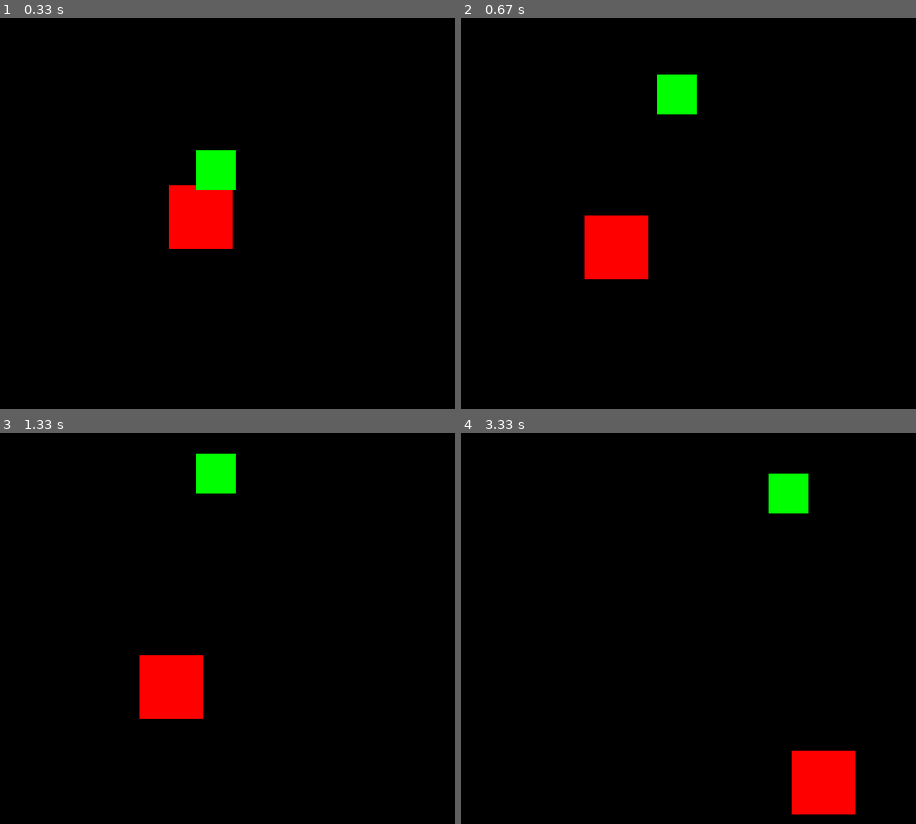
Above: before the commit, frames 1-4 (two rows, left to right).
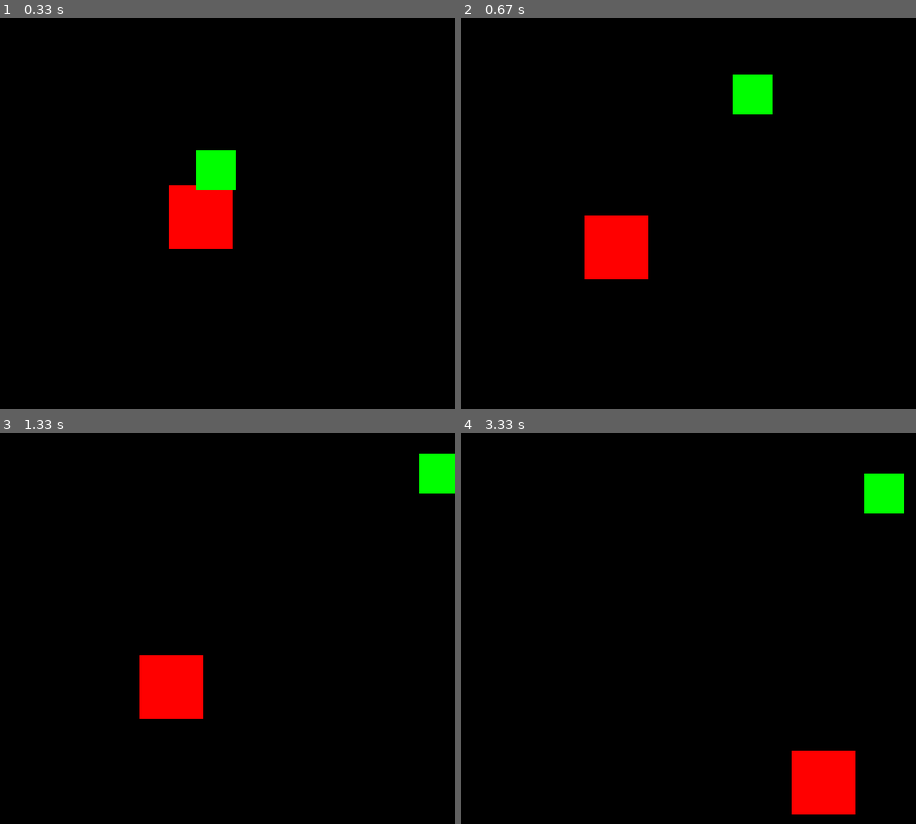
Above: after the commit, the same moments.

Repository: hsiang086/crc-static-exhibition
Game: pygame game, started from main/third_scene.py
Same seed, same stepped clock (60 frames per second), same inputs: the game is played once before the commit and once after it.
Inputs:
- Up to frame 1 (0.33 s): no input
- Up to frame 2 (0.67 s): hold W from 0.33 s (still down); hold Right from 0.33 s (still down)
- Up to frame 3 (1.33 s): release W at 0.8 s; release Right at 0.8 s; hold M 0.83-1.3 s; hold Right 0.83-1.3 s
- Up to frame 4 (3.33 s): hold D 1.33-1.8 s; hold Left 2.67-3.2 s; hold S from 3.23 s (still down)

Frame 1 is identical in both runs. In frame 2, 1.8% of the frame differs, in the area x 43-69%, y 14-25%; in frame 3, 1.7%; in frame 4, 1.8%.

Commit message:
update third_scene.py

Diff:
--- a/main/third_scene.py
+++ b/main/third_scene.py
@@ -12,6 +12,8 @@
     global x_center, y_center
     global third_scenes
 
+    global aim
+
 
     RES = WIDTH, HEIGHT = 600, 600
     FPS = 60
@@ -24,7 +26,8 @@
     clock = pygame.time.Clock()
 
     third_scenes = pygame.sprite.Group()
-    third_scenes.add(Balloon(), Aim())
+    aim = Aim()
+    third_scenes.add(Balloon(), aim)
 
 class Aim(pygame.sprite.Sprite):
     def __init__(self):
@@ -37,14 +40,14 @@
         self.rect.centery = y_center
     def update(self):
         key= pygame.key.get_pressed()
-        if key[pygame.K_a]:
+        if key[pygame.K_w] or key[pygame.K_UP]:
+            self.rect.centery -= self.speed
+        if key[pygame.K_s] or key[pygame.K_DOWN]:
+            self.rect.centery += self.speed
+        if key[pygame.K_a] or key[pygame.K_LEFT]:
             self.rect.centerx -= self.speed
-        if key[pygame.K_d]:
+        if key[pygame.K_d] or key[pygame.K_RIGHT]:
             self.rect.centerx += self.speed
-        if key[pygame.K_w]:
-            self.rect.centery -= self.speed
-        if key[pygame.K_s]:
-            self.rect.centery += self.speed
 
 class Balloon(pygame.sprite.Sprite):
     def __init__(self):
@@ -112,6 +115,9 @@
                         print("paused")
                 if event.key == pygame.K_m:
                     self.check = True
+                if event.key == pygame.K_SPACE and self.rect.collidepoint(aim.rect.center):
+                    self.image.fill("BLUE")
+
 
         if self.check:
             rand_num = random.randint(0,1)
